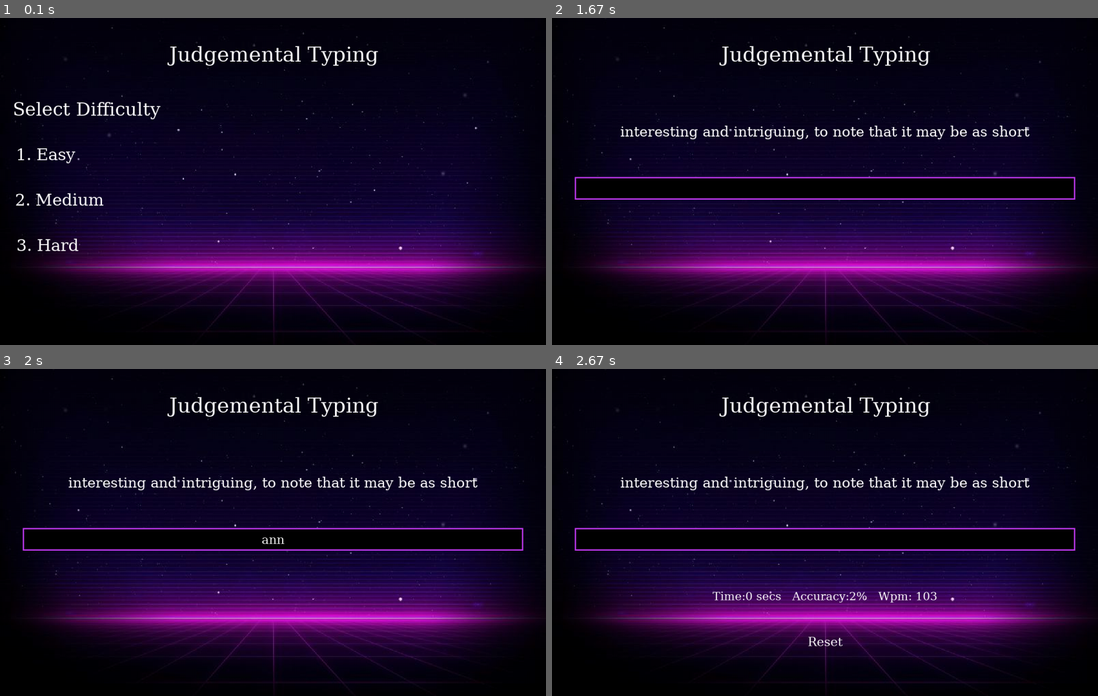
Above: before the commit, frames 1-4 (two rows, left to right).
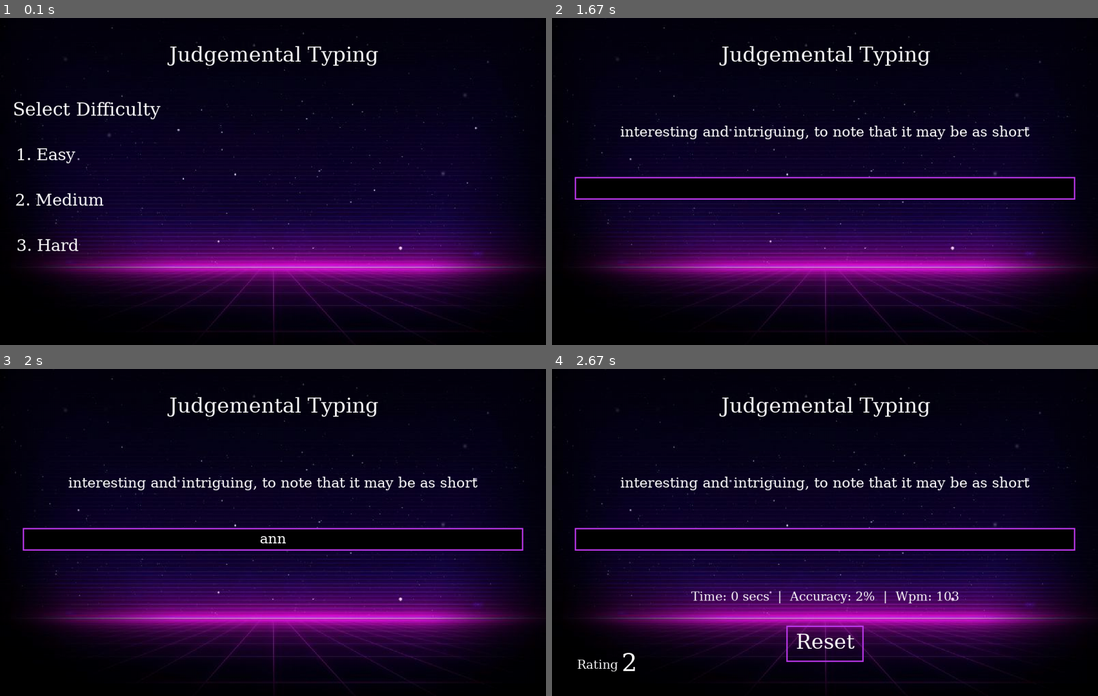
Above: after the commit, the same moments.

Repository: Similarity097/Judgemental-Typing
Game: pygame game, started from newmain.py
Two runs of this game, one before a commit and one after it. Both use one fixed random seed, a clock stepped at 60 frames per second and the inputs below.
Inputs (mouse positions are in pixels of both pictures, inside the frame that each line leads up to):
- Up to frame 1 (0.1 s): no input
- Up to frame 2 (1.67 s): click (606, 155) at 0.38 s; click (825, 292) at 0.72 s; press the mouse at (606, 243) at 1.03 s; move the mouse to (617, 220) at 1.13 s; release the mouse at (628, 197) at 1.27 s; press the mouse at (825, 292) at 1.37 s; move the mouse to (808, 243) at 1.47 s; release the mouse at (792, 197) at 1.6 s
- Up to frame 3 (2 s): type "ann" at 1.67 s
- Up to frame 4 (2.67 s): tap Enter at 2 s; click (808, 529) at 2.27 s

Frames 1-2 are identical in both runs. In frame 3, less than 0.1% of the frame differs, in the area x 47-53%, y 51-54%; in frame 4, 1.3%, in the area x 4-75%, y 67-93%.

Commit message:
Update newmain.py

Diff:
--- a/newmain.py
+++ b/newmain.py
@@ -8,21 +8,21 @@
 os.chdir(os.path.dirname(os.path.abspath(__file__)))
 pygame.init()
 
+
 class typing:
 
 	def __init__(self):
-		self.w=1200
-		self.h=720
-		#self.reset=True
-		self.active=False
-		self.input_text=''
-		self.word=''
-		self.time_start= 0
-		self.total_time=0
-		self.accuracy='0%'
-		self.results= "Time:0 Accuracy:0% Wpm:0"
-		self.wpm=0
-		self.end=False
+		self.w = 1200
+		self.h = 720
+		self.active = False
+		self.input_text = ''
+		self.word = ''
+		self.time_start = 0
+		self.total_time = 0
+		self.accuracy = '0%'
+		self.results = "Time:0 Accuracy:0% Wpm:0"
+		self.wpm = 0
+		self.end = False
 		self.white = (255, 255, 255)
 		self.green = (0, 255, 0)
 		self.blue = (0, 0, 128)
@@ -33,19 +33,19 @@
 		self.bg2 = pygame.transform.scale(self.bg2, (1200, 720))
 		pygame.font.get_fonts()
 
-		self.screen=pygame.display.set_mode((self.w,self.h))
+		self.screen = pygame.display.set_mode((self.w, self.h))
 		pygame.display.set_caption("Judgemental Typing")
 		icon = pygame.image.load('venta.jpg')
 		pygame.display.set_icon(icon)
 
-	def text_display(self,screen,msg,x,y,fsize,color):
+	def text_display(self, screen, msg, x, y, fsize, color):
 		font = pygame.font.SysFont("georgia", fsize)
-		text = font.render(msg , 1 , color)
+		text = font.render(msg, 1, color)
 		text_rect = text.get_rect(center=(x, y))
 		screen.blit(text, text_rect)
 		pygame.display.update()
 
-	def random_line(self,name):
+	def random_line(self, name):
 		lines = open(name).read().splitlines()
 		return random.choice(lines)
 
@@ -53,20 +53,27 @@
 		if not self.end:
 			self.total_time = time.time() - self.time_start
 
-			count=0
-			for i,c in enumerate(self.word):
+			count = 0
+			for i, c in enumerate(self.word):
 				try:
-					if self.input_text[i]==c:
-						count+=1
+					if self.input_text[i] == c:
+						count += 1
 				except:
 					pass
 			self.accuracy = count/len(self.word)*100
 
 			self.wpm = len(self.input_text)*60/(5*self.total_time)
-			self.end =True
-			self.results='Time:'+str(round(self.total_time)) + " secs   Accuracy:" + str(round(self.accuracy)) + "%" + '   Wpm: ' + str(round(self.wpm))
+			self.end = True
+			self.results = 'Time: '+str(round(self.total_time)) + " secs  |  Accuracy: " + str(
+				round(self.accuracy)) + "%" + '  |  Wpm: ' + str(round(self.wpm))
 
-			self.text_display(self.screen,"Reset",600,600,30,self.white)
+			pygame.draw.rect(self.screen, (191, 58, 238), (515, 565, 170, 80), 3)
+			self.text_display(self.screen, "Reset", 600, 600, 50, self.white)
+			self.text_display(self.screen, "Rating", 100, 650, 30, self.white)
+			if self.wpm > 0:
+				self.text_display(self.screen, "2", 170, 645, 60, self.white)
+				pygame.display.update()
+
 			pygame.display.update()
 
 	def run(self):
@@ -82,21 +89,21 @@
 					self.running = False
 					sys.exit()
 				elif event.type == pygame.MOUSEBUTTONUP:
-					x,y = pygame.mouse.get_pos()
+					x, y = pygame.mouse.get_pos()
 					if (x >= 50 and x <= 200 and y >= 250 and y <= 350):
-						self.active=True
+						self.active = True
 						self.word = self.random_line('EZ.txt')
 						self.resetg2()
 						self.run2()
 						break
 					elif (x >= 50 and x <= 200 and y >= 350 and y <= 450):
-						self.active=True
+						self.active = True
 						self.word = self.random_line('MID.txt')
 						self.resetg2()
 						self.run2()
 						break
 					elif (x >= 50 and x <= 200 and y >= 450 and y <= 550):
-						self.active=True
+						self.active = True
 						self.word = self.random_line('SWEAT.txt')
 						self.resetg2()
 						self.run2()
@@ -109,13 +116,13 @@
 		while (self.running):
 			clock = pygame.time.Clock()
 
-			self.screen.fill((0,0,0), (50, 350, 1100, 50))
-			pygame.draw.rect(self.screen, (191,58,238), (50, 350, 1100, 50), 3)
+			self.screen.fill((0, 0, 0), (50, 350, 1100, 50))
+			pygame.draw.rect(self.screen, (191, 58, 238), (50, 350, 1100, 50), 3)
+			self.text_display(self.screen, self.input_text, 600, 372.5, 35, self.white)
 
-			self.text_display(self.screen,self.input_text,600,375,30,self.white)
-			#font = pygame.font.Font("freesansbold.ttf", 30)
-			#txt_surface = font.render(self.input_text, True, self.white)
-			#self.screen.blit(txt_surface, (60, 360))
+			# font = pygame.font.Font("freesansbold.ttf", 30)
+			# txt_surface = font.render(self.input_text, True, self.white)
+			# self.screen.blit(txt_surface, (60, 360))
 
 			pygame.display.update()
 			for event in pygame.event.get():
@@ -123,24 +130,24 @@
 					self.running = False
 					sys.exit()
 				elif event.type == pygame.MOUSEBUTTONUP:
-					x,y = pygame.mouse.get_pos()
+					x, y = pygame.mouse.get_pos()
 					if (x >= 50 and x <= 1100 and y >= 350 and y <= 400):
-						self.active=True
-						self.type=False
-						self.input_text= ''
-						self.text_display(self.screen,self.input_text,600,375,30,self.white)
-						self.time_start=time.time()
-					if (x >= 550 and x <= 650 and y >= 550 and y <= 670):
+						self.active = True
+						self.type = False
+						self.input_text = ''
+						self.text_display(self.screen, self.input_text, 600, 375, 30, self.white)
+						self.time_start = time.time()
+					if (x >= 515 and x <= 685 and y >= 565 and y <= 645):
 						self.run()
-						x, y= pygame.mouse.get_pos()
+						x, y = pygame.mouse.get_pos()
 				elif (event.type == pygame.KEYDOWN):
 					if self.active and not self.end and not self.type:
 						if event.key == pygame.K_RETURN:
 							self.result()
-							self.text_display(self.screen,self.results,600,500,28,self.white)
-							self.end=True
+							self.text_display(self.screen, self.results, 600, 500, 30, self.white)
+							self.end = True
 						elif event.key == pygame.K_BACKSPACE:
-							self.input_text=self.input_text[:-1]
+							self.input_text = self.input_text[:-1]
 						else:
 							try:
 								self.input_text += event.unicode
@@ -148,43 +155,45 @@
 								pass
 			pygame.display.update()
 		clock.tick(60)
+
 	def resetg(self):
-		self.screen=pygame.display.set_mode((self.w,self.h))
+		self.screen = pygame.display.set_mode((self.w, self.h))
 		pygame.display.update()
-		#self.reset=False
+		# self.reset=False
 		self.end = False
 		self.input_text = ''
 		self.word = ''
 
-		self.screen.fill((0,0,0))
+		self.screen.fill((0, 0, 0))
 		self.screen.blit(self.bg, (0, 0))
-		self.text_display(self.screen,"Judgemental Typing",600,80,50,self.white)
-		self.text_display(self.screen,"Select Difficulty",190,200,45,self.white)
+		self.text_display(self.screen, "Judgemental Typing", 600, 80, 50, self.white)
+		self.text_display(self.screen, "Select Difficulty", 190, 200, 45, self.white)
 
-		self.text_display(self.screen,"1. Easy",100,300,40,self.white)
-		self.text_display(self.screen,"2. Medium",130,400,40,self.white)
-		self.text_display(self.screen,"3. Hard",104,500,40,self.white)
+		self.text_display(self.screen, "1. Easy", 100, 300, 40, self.white)
+		self.text_display(self.screen, "2. Medium", 130, 400, 40, self.white)
+		self.text_display(self.screen, "3. Hard", 104, 500, 40, self.white)
 
 		pygame.display.update()
 
 	def resetg2(self):
-		self.screen=pygame.display.set_mode((self.w,self.h))
+		self.screen = pygame.display.set_mode((self.w, self.h))
 
 		pygame.display.update()
-		#self.reset=False
+		# self.reset=False
 		self.end = False
-		self.type= True
+		self.type = True
 		self.input_text = ''
 		self.time_start = 0
 		self.total_time = 0
 		self.wpm = 0
 
-		self.screen.fill((0,0,0))
+		self.screen.fill((0, 0, 0))
 		self.screen.blit(self.bg2, (0, 0))
-		self.text_display(self.screen,"Judgemental Typing",600,80,50,self.white)
-		pygame.draw.rect(self.screen, (159,43,104), (50, 350, 1100, 50), 3)
-		self.text_display(self.screen, self.word, 600,250,35, self.white )
+		self.text_display(self.screen, "Judgemental Typing", 600, 80, 50, self.white)
+		pygame.draw.rect(self.screen, (159, 43, 104), (50, 350, 1100, 50), 3)
+		self.text_display(self.screen, self.word, 600, 250, 35, self.white)
 
 		pygame.display.update()
 
+
 typing().run()
